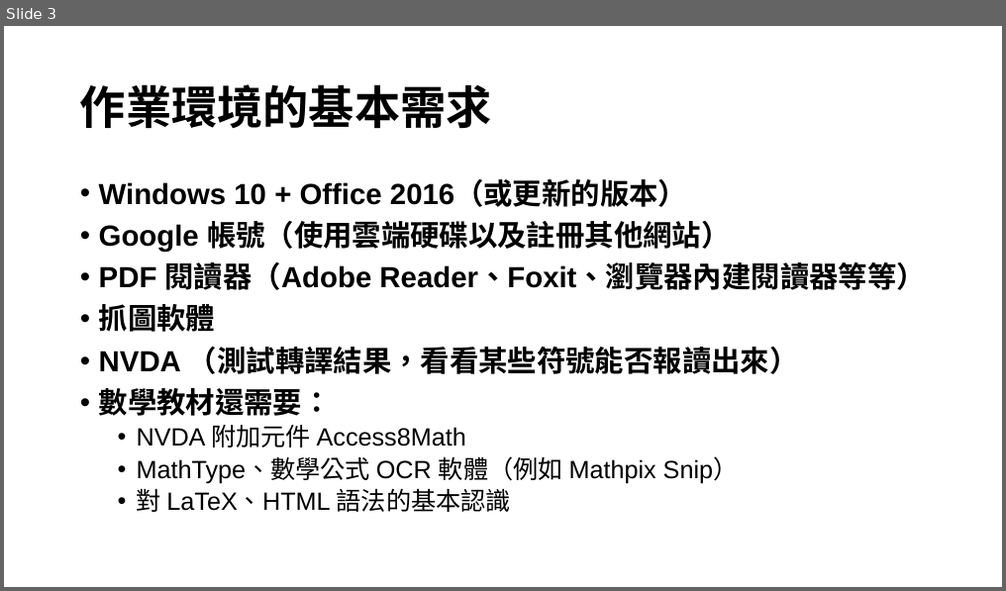
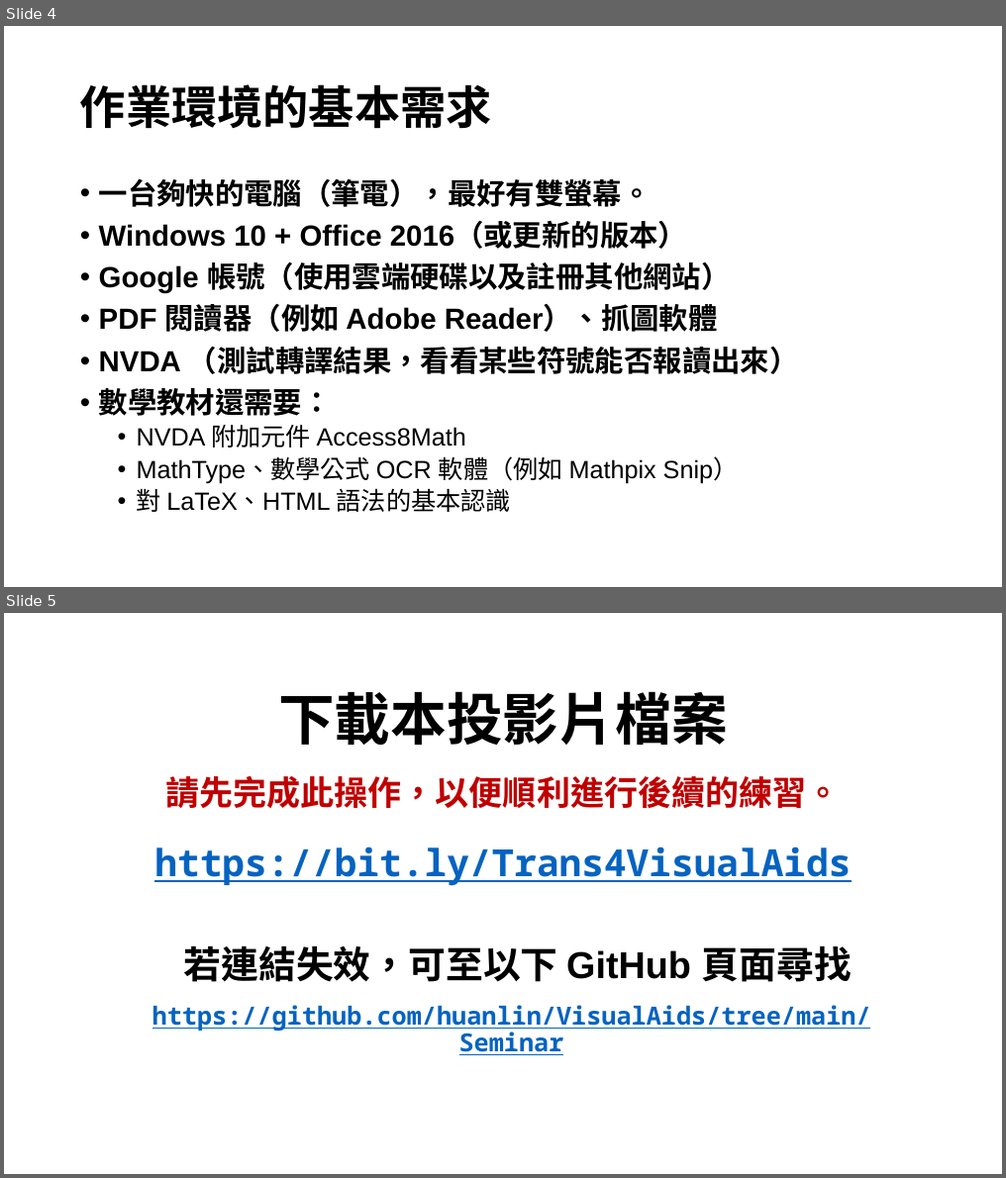
Before and after one commit to huanlin/VisualAids, a slide deck: Seminar/視障輔助教材轉檔研討會/投影片.pptx. Shown one above the other, each under a label of ours: slide 3 before the commit, slides 4 and 5 after it. The pictures are 1006x591 and 1006x1178 pixels, drawn with LibreOffice and Linux fonts; fonts in the diff are those of the drawing. Boxes give left, top, right and bottom in pixels: in the first picture for what was removed or moved away, otherwise in the second. Text is boxed around its words. In the diff, an @@ line names an element or a change of style, - is before the commit and + after.

Commit message:
更新投影片檔案。

```diff
--- a/Seminar/視障輔助教材轉檔研討會/投影片.pptx
+++ b/Seminar/視障輔助教材轉檔研討會/投影片.pptx
@@ slide 5 added at bbox=[4, 613, 1002, 1174], background #FFFFFF @@
@@ title added at bbox=[166, 691, 840, 808], 32.4 pt, text #C00000, bold @@
+下載本投影片檔案
+請先完成此操作，以便順利進行後續的練習。
@@ subtitle added at bbox=[154, 847, 850, 886], 36 pt, text #0563C1, bold, underline @@
+https://bit.ly/Trans4VisualAids
@@ text added at bbox=[184, 947, 851, 982], 36 pt, text #000000, bold @@
+若連結失效，可至以下 GitHub 頁面尋找
@@ text added at bbox=[152, 1005, 871, 1056], 24 pt, text #0563C1, bold, underline @@
+https://github.com/huanlin/VisualAids/tree/main/Seminar
@@ what was slide 3 is now slide 4 @@
@@ slide 4 changed as well @@
@@ text at bbox=[99, 178, 651, 207]: paragraph added @@
+• 一台夠快的電腦（筆電），最好有雙螢幕。
@@ text at bbox=[99, 304, 718, 332]: text changed @@
-• PDF 閱讀器（Adobe Reader、Foxit、瀏覽器內建閱讀器等等）
-• 抓圖軟體
+• PDF 閱讀器（例如 Adobe Reader）、抓圖軟體
```
Also in this commit, not shown: 5 other slides changed, 27 other slides added, 1 other file.
